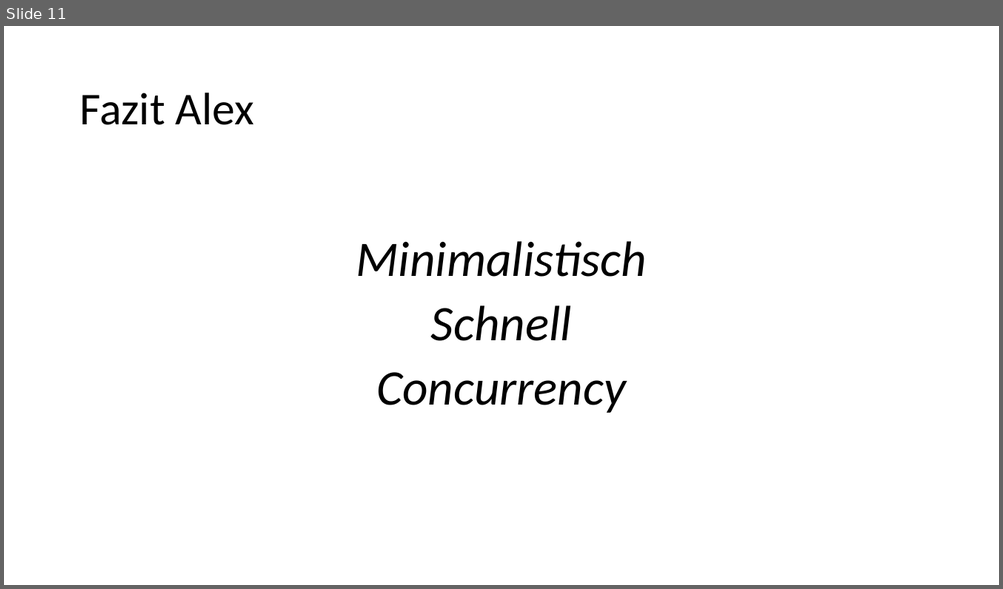
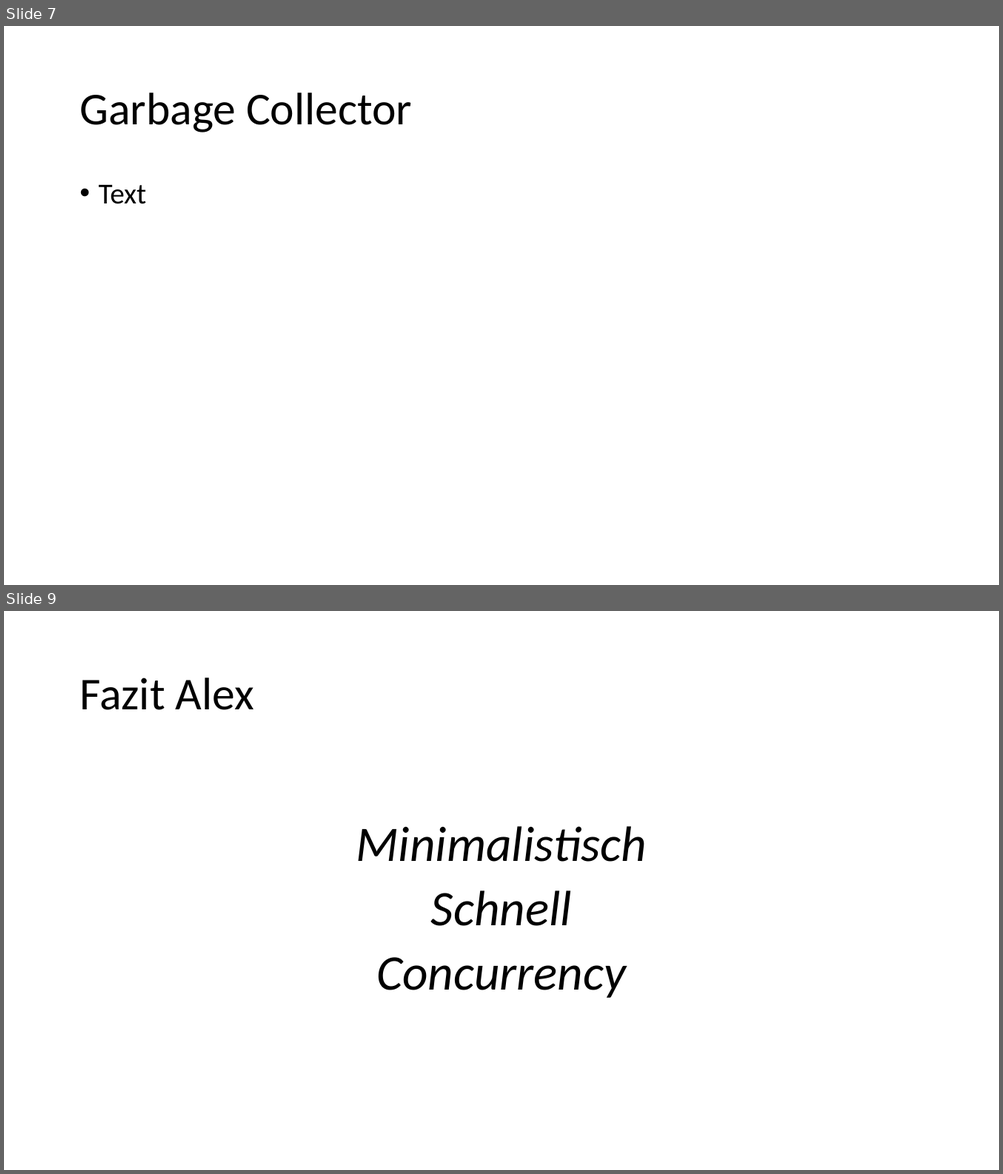
Before and after one commit to alexsuter/golang-experience, a slide deck: presi/presi.pptx. Shown one above the other, each under a label of ours: slide 11 before the commit, slides 7 and 9 after it; the slides between them are not shown. The pictures are 1003x589 and 1003x1174 pixels, drawn with LibreOffice and Linux fonts; fonts in the diff are those of the drawing. Boxes give left, top, right and bottom in pixels: in the first picture for what was removed or moved away, otherwise in the second. Text is boxed around its words. In the diff, an @@ line names an element or a change of style, - is before the commit and + after.

```diff
--- a/presi/presi.pptx
+++ b/presi/presi.pptx
@@ slide 7 added at bbox=[4, 26, 999, 585], background #FFFFFF @@
@@ title added at bbox=[79, 93, 412, 133], 44 pt, text #000000 @@
+Garbage Collector
@@ text added at bbox=[99, 185, 147, 204], 28 pt, text #000000 @@
+• Text
@@ what was slide 11 is now slide 9 @@
```
Also in this commit, not shown: 4 slides changed, 3 slides removed.
